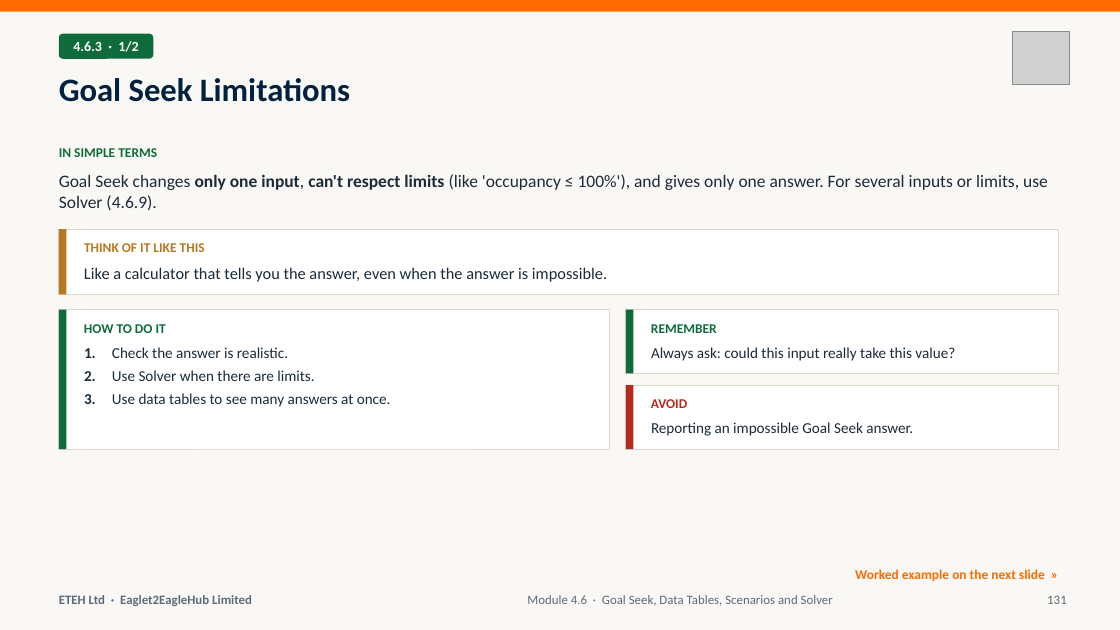
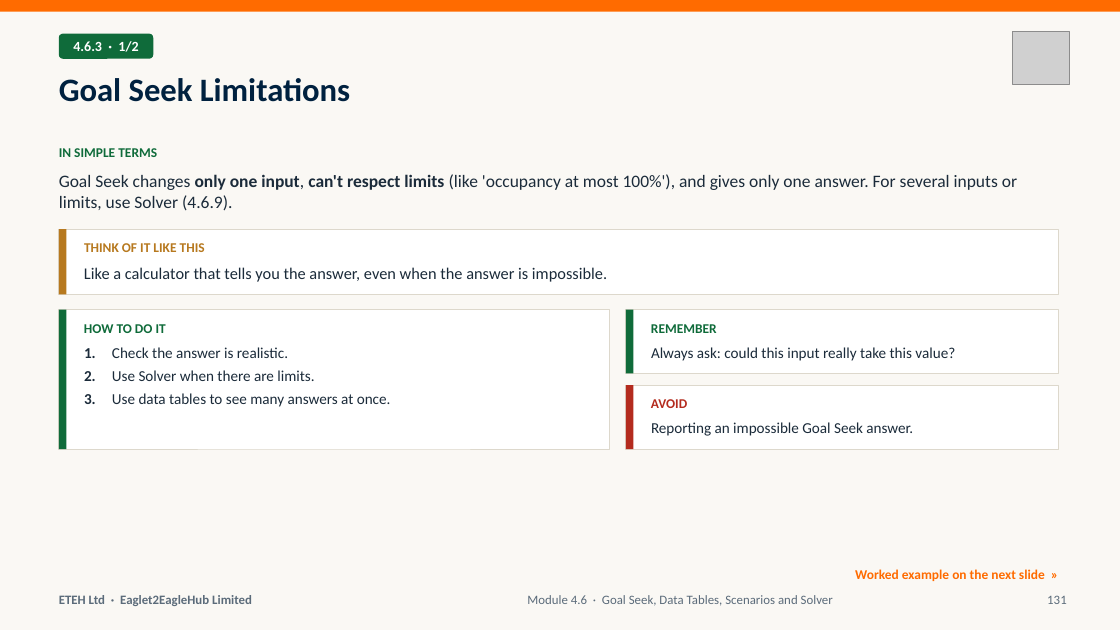
Before and after one commit to MaxiKen/ETEH, a slide deck: slide 131 of ETEH_Bootcamp_Pack/ETEH_Vol4_Week4_Stats_Forecast_AI_Slides.pptx. Drawn at 1120x630 pixels with LibreOffice and Linux fonts; fonts in the diff are those of the drawing; grey boxes stand for pictures. Boxes give left, top, right and bottom in pixels: in the first picture for what was removed or moved away, otherwise in the second. Text is boxed around its words. In the diff, an @@ line names an element or a change of style, - is before the commit and + after.

```diff
--- a/ETEH_Bootcamp_Pack/ETEH_Vol4_Week4_Stats_Forecast_AI_Slides.pptx
+++ b/ETEH_Bootcamp_Pack/ETEH_Vol4_Week4_Stats_Forecast_AI_Slides.pptx
@@ text at bbox=[59, 174, 1017, 211]: text changed @@
-Goal Seek changes only one input, can't respect limits (like 'occupancy ≤ 100%'), and gives only one answer. For several inputs or limits, use Solver (4.6.9).
+Goal Seek changes only one input, can't respect limits (like 'occupancy at most 100%'), and gives only one answer. For several inputs or limits, use Solver (4.6.9).
```
Also in this commit, not shown: 8 other slides changed, 12 other files.
